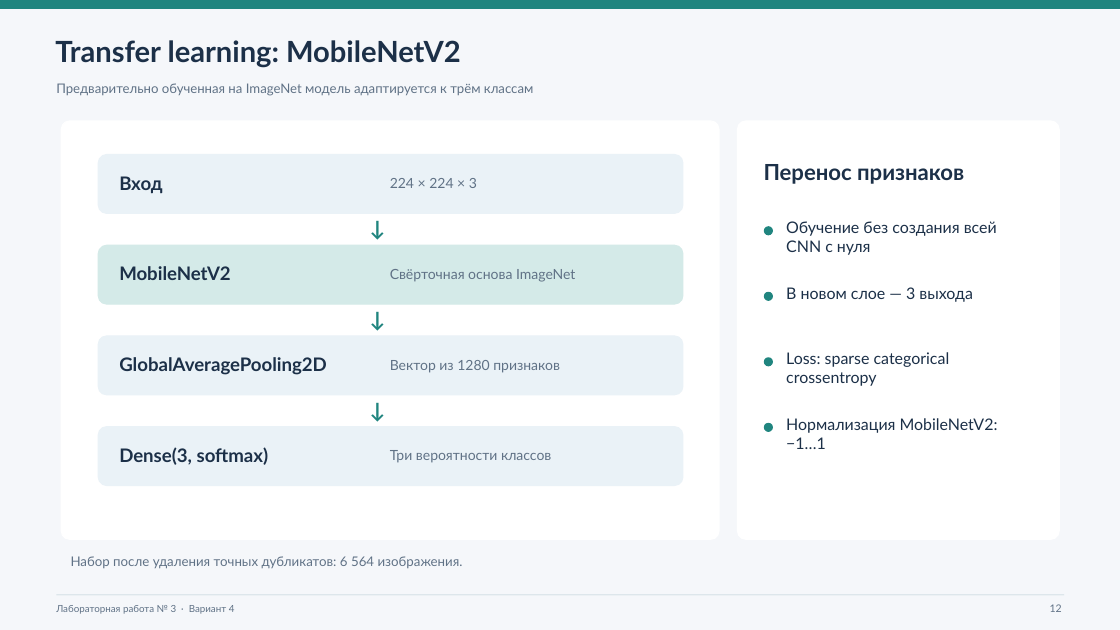
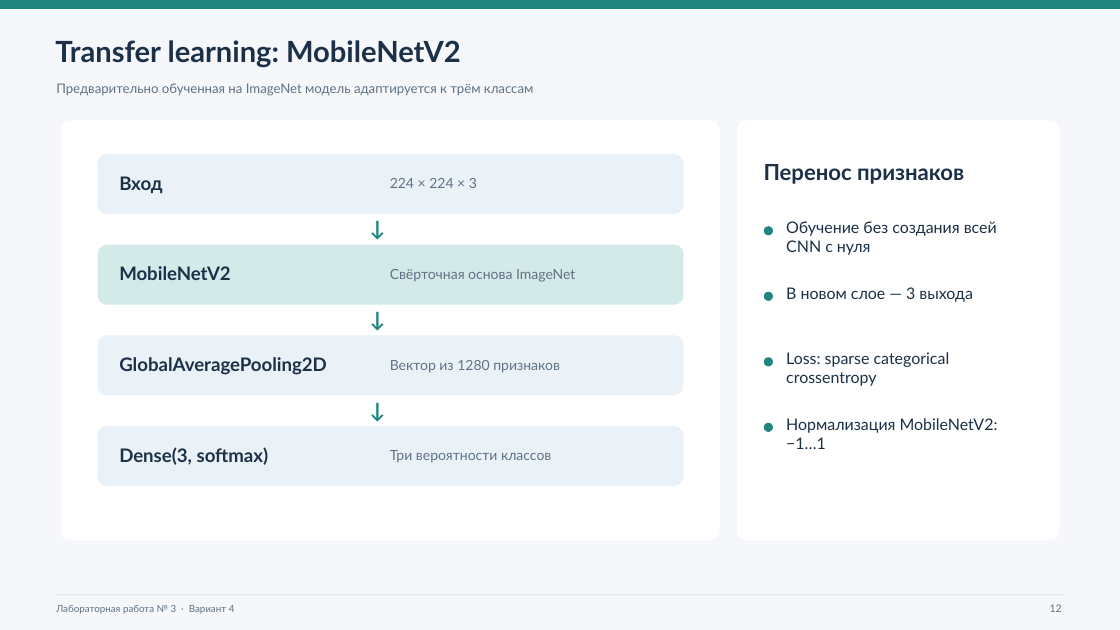
Before and after one commit to Travkova/NN_Labs, a slide deck: slide 12 of лаб3/Лабораторная_3_вариант_4_презентация.pptx. Drawn at 1120x630 pixels with LibreOffice and Linux fonts; fonts in the diff are those of the drawing. Boxes give left, top, right and bottom in pixels: in the first picture for what was removed or moved away, otherwise in the second. Text is boxed around its words. In the diff, an @@ line names an element or a change of style, - is before the commit and + after.

```diff
--- a/лаб3/Лабораторная_3_вариант_4_презентация.pptx
+++ b/лаб3/Лабораторная_3_вариант_4_презентация.pptx
@@ text removed at [71,556,463,568] @@
-Набор после удаления точных дубликатов: 6 564 изображения.
```
Also in this commit, not shown: 8 other slides changed.
